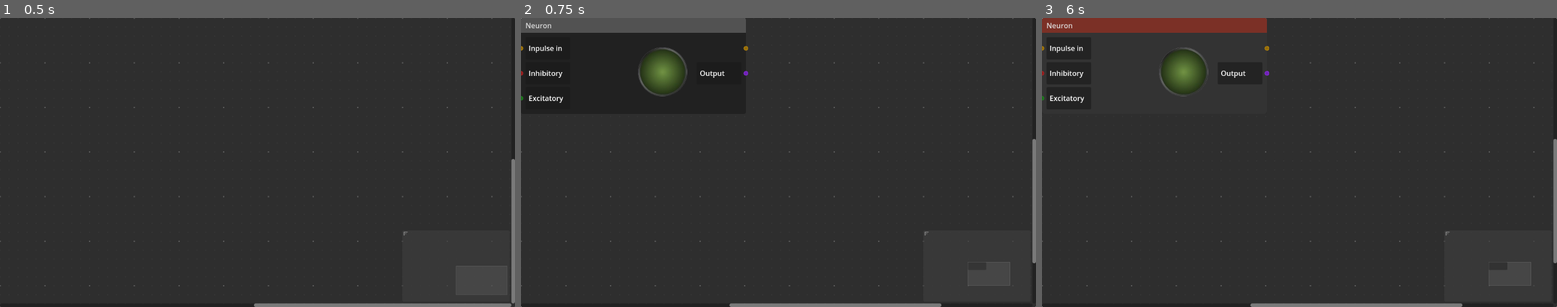
Above: before the commit, frames 1-3 (left to right).
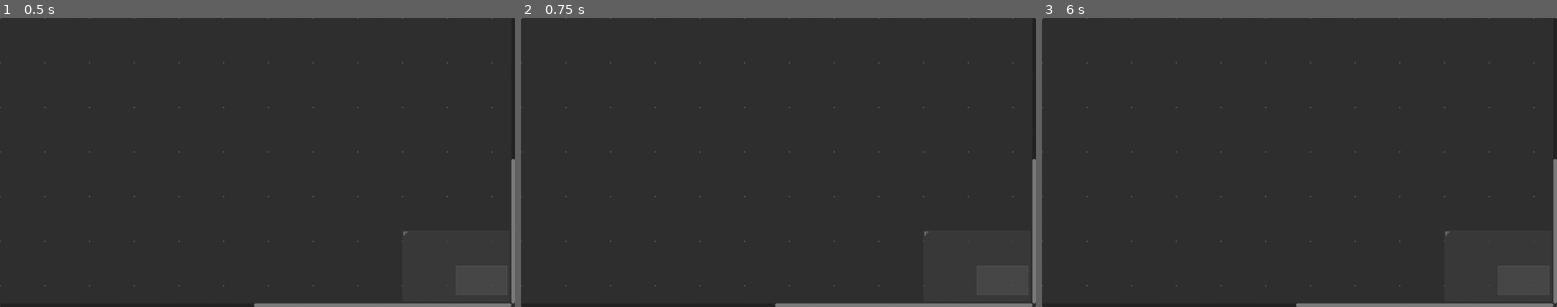
Above: after the commit, the same moments.

Repository: TheHat1/synapse
Game: Godot game, scene res://Main.tscn
Same seed, same stepped clock (60 frames per second), same inputs: the game is played once before the commit and once after it. Sound files missing from this copy of the repository are replaced by a short silence.
Inputs (mouse positions are in pixels of both pictures, inside the frame that each line leads up to):
- Up to frame 1 (0.5 s): no input
- Up to frame 2 (0.75 s): tap Enter at 0.5 s; move the mouse to (891, 148) at 0.52 s; hold R from 0.53 s (still down); click (891, 148) at 0.67 s
- Up to frame 3 (6 s): tap Space at 1.25, 2.75, 4.25 s; move the mouse to (1196, 176) at 1.27 s; release R at 1.28 s; tap R every 1.5 s from 1.35 to 5.85 s; click (1196, 176) at 1.42 s; tap Enter at 2, 3.5 s; move the mouse to (1351, 98) at 2.02 s; hold R 2.03-2.78 s; click (1351, 98) at 2.17 s; move the mouse to (1273, 220) at 2.77 s; click (1273, 220) at 2.92 s; move the mouse to (1454, 205) at 3.52 s; hold R 3.53-4.28 s; click (1454, 205) at 3.67 s; move the mouse to (1145, 119) at 4.27 s; click (1145, 119) at 4.42 s; move the mouse to (1325, 162) at 5.02 s; hold R 5.03-5.78 s; click (1325, 162) at 5.17 s; move the mouse to (1222, 90) at 5.77 s; click (1222, 90) at 5.92 s

Frame 1 is identical in both runs. In frame 2, 3.8% of the frame differs, in the area x 0-100%, y 0-100%; in frame 3, 3.8%.

Commit message:
Add popup menu at right click

Diff:
--- a/Neuron/neuron.gd
+++ b/Neuron/neuron.gd
@@ -16,6 +16,7 @@
 	match port:
 		0:
 			on_inpulse_in()
+			self.position
 		1:
 			on_inhib_in()
 		2:
--- /dev/null
+++ b/UI/add_elements_menu.tscn
@@ -0,0 +1,113 @@
+[gd_scene load_steps=5 format=3 uid="uid://bograjn0m1dvn"]
+
+[ext_resource type="Script" uid="uid://c52lwgxhgckld" path="res://UI/neuron_container.gd" id="1_fjwt4"]
+
+[sub_resource type="StyleBoxFlat" id="StyleBoxFlat_polyq"]
+content_margin_left = 10.0
+content_margin_top = 10.0
+content_margin_right = 10.0
+content_margin_bottom = 10.0
+bg_color = Color(0.646029, 0.64602906, 0.6460289, 1)
+corner_radius_top_left = 5
+corner_radius_top_right = 5
+corner_radius_bottom_right = 5
+corner_radius_bottom_left = 5
+shadow_color = Color(0.18000486, 0.18000486, 0.18000486, 0.6)
+shadow_size = 3
+shadow_offset = Vector2(5, 5)
+
+[sub_resource type="StyleBoxFlat" id="StyleBoxFlat_fjwt4"]
+corner_radius_top_left = 5
+corner_radius_top_right = 5
+corner_radius_bottom_right = 5
+corner_radius_bottom_left = 5
+shadow_color = Color(0.28118682, 0.28118688, 0.28118682, 0.6)
+shadow_size = 2
+shadow_offset = Vector2(2, 2)
+
+[sub_resource type="LabelSettings" id="LabelSettings_a42p7"]
+font_size = 21
+font_color = Color(0, 0, 0, 1)
+shadow_size = 0
+
+[node name="AddElementsMenu" type="Control"]
+layout_mode = 3
+anchors_preset = 15
+anchor_right = 1.0
+anchor_bottom = 1.0
+offset_right = -895.0
+offset_bottom = -319.0
+grow_horizontal = 2
+grow_vertical = 2
+
+[node name="Panel" type="Panel" parent="."]
+layout_mode = 0
+offset_right = 251.0
+offset_bottom = 332.0
+theme_override_styles/panel = SubResource("StyleBoxFlat_polyq")
+
+[node name="VBoxContainer" type="VBoxContainer" parent="Panel"]
+layout_mode = 0
+offset_left = 11.0
+offset_top = 10.0
+offset_right = 240.0
+offset_bottom = 318.0
+theme_override_constants/separation = 10
+
+[node name="HBoxContainer" type="HBoxContainer" parent="Panel/VBoxContainer"]
+layout_mode = 2
+script = ExtResource("1_fjwt4")
+
+[node name="Panel" type="Panel" parent="Panel/VBoxContainer/HBoxContainer"]
+custom_minimum_size = Vector2(0, 35)
+layout_mode = 2
+size_flags_horizontal = 3
+theme_override_styles/panel = SubResource("StyleBoxFlat_fjwt4")
+
+[node name="Label" type="Label" parent="Panel/VBoxContainer/HBoxContainer/Panel"]
+z_index = 1
+layout_mode = 0
+offset_left = 8.0
+offset_top = 3.0
+offset_right = 127.0
+offset_bottom = 33.0
+text = "Add neuron"
+label_settings = SubResource("LabelSettings_a42p7")
+
+[node name="HBoxContainer2" type="HBoxContainer" parent="Panel/VBoxContainer"]
+layout_mode = 2
+
+[node name="Panel" type="Panel" parent="Panel/VBoxContainer/HBoxContainer2"]
+custom_minimum_size = Vector2(0, 35)
+layout_mode = 2
+size_flags_horizontal = 3
+theme_override_styles/panel = SubResource("StyleBoxFlat_fjwt4")
+
+[node name="Label" type="Label" parent="Panel/VBoxContainer/HBoxContainer2/Panel"]
+z_index = 1
+layout_mode = 0
+offset_left = 8.0
+offset_top = 3.0
+offset_right = 127.0
+offset_bottom = 33.0
+text = "Add pacemaker"
+label_settings = SubResource("LabelSettings_a42p7")
+
+[node name="HBoxContainer3" type="HBoxContainer" parent="Panel/VBoxContainer"]
+layout_mode = 2
+
+[node name="Panel" type="Panel" parent="Panel/VBoxContainer/HBoxContainer3"]
+custom_minimum_size = Vector2(0, 35)
+layout_mode = 2
+size_flags_horizontal = 3
+theme_override_styles/panel = SubResource("StyleBoxFlat_fjwt4")
+
+[node name="Label" type="Label" parent="Panel/VBoxContainer/HBoxContainer3/Panel"]
+z_index = 1
+layout_mode = 0
+offset_left = 8.0
+offset_top = 3.0
+offset_right = 127.0
+offset_bottom = 33.0
+text = "Add input"
+label_settings = SubResource("LabelSettings_a42p7")
--- /dev/null
+++ b/UI/neuron_container.gd
@@ -0,0 +1,9 @@
+extends HBoxContainer
+
+var neuron = load("res://Neuron/neuron.tscn")
+
+func _input(event: InputEvent) -> void:
+	if event is InputEventMouseButton and Input.is_mouse_button_pressed(MOUSE_BUTTON_LEFT):
+		var n = neuron.instantiate()
+		n.position_offset = get_parent().get_parent().get_parent().get_parent().get_child(0).to_local(event.position) * get_parent().get_parent().get_parent().get_parent().zoom
+		get_parent().get_parent().get_parent().get_parent().add_child(n)
--- a/graph_edit.gd
+++ b/graph_edit.gd
@@ -1,16 +1,24 @@
 extends GraphEdit
 
-var neuron = load("res://Neuron/neuron.tscn")
+var menu
+var isMenuOpen = false
 
 func _ready() -> void:
 	size = get_viewport().get_visible_rect().size
 
-
 func _input(event: InputEvent):
-	if event is InputEventKey and Input.is_key_pressed(KEY_R):
-		var node = neuron.instantiate()
-		node.global_position = get_global_mouse_position()
-		add_child(node)
+	if event is InputEventMouseButton and Input.is_mouse_button_pressed(MOUSE_BUTTON_RIGHT):
+		if !isMenuOpen:
+			menu = load("res://UI/add_elements_menu.tscn").instantiate()
+			menu.global_position = event.global_position
+			add_child(menu)
+			isMenuOpen = true
+		else:
+			menu.global_position = event.global_position
+	elif event is InputEventMouseButton and event.is_pressed() and !Input.is_mouse_button_pressed(MOUSE_BUTTON_RIGHT):
+		if is_instance_valid(menu):
+			menu.queue_free()
+		isMenuOpen = false
 
 func _on_connection_request(from_node: StringName, from_port: int, to_node: StringName, to_port: int) -> void:
 	connect_node(from_node, from_port, to_node, to_port)
--- a/project.godot
+++ b/project.godot
@@ -24,5 +24,6 @@
 
 folder_colors={
 "res://Assets/": "red",
-"res://Neuron/": "teal"
+"res://Neuron/": "teal",
+"res://UI/": "blue"
 }
Not shown, added: UI/neuron_container.gd.uid
